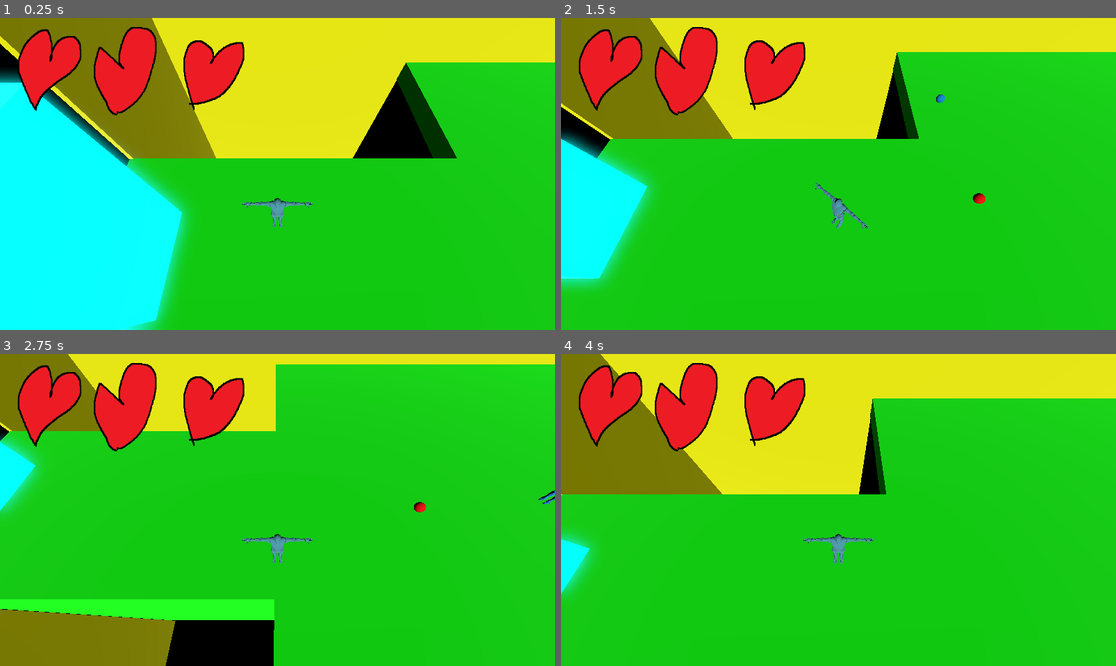
Above: before the commit, frames 1-4 (two rows, left to right).
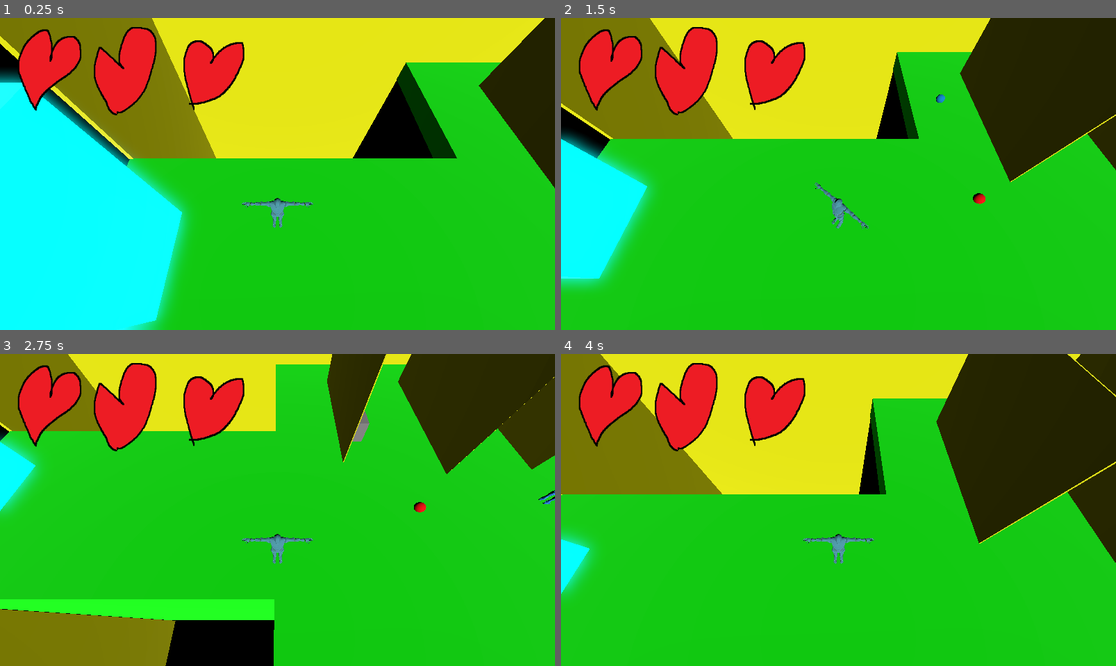
Above: after the commit, the same moments.

Repository: Alvin-Cha/Game-Skripsi
Game: Godot game, scene res://scenes/main/world.tscn
Two runs of this game, one before a commit and one after it. Both use one fixed random seed, a clock stepped at 60 frames per second and the inputs below.
Inputs (mouse positions are in pixels of both pictures, inside the frame that each line leads up to):
- Up to frame 1 (0.25 s): no input
- Up to frame 2 (1.5 s): tap Enter (ui_accept) at 0.5, 0.77 s; move the mouse to (960, 158) at 0.52 s; hold D 0.53-1.28 s; tap F at 0.6, 1.35 s; click (960, 158) at 0.67 s; move the mouse to (727, 189) at 1.27 s; hold S from 1.28 s (still down)
- Up to frame 3 (2.75 s): tap Enter (ui_accept) at 1.52 s; move the mouse to (333, 441) at 2.02 s; release S at 2.03 s; hold D from 2.03 s (still down); tap F at 2.1 s
- Up to frame 4 (4 s): move the mouse to (810, 572) at 2.77 s; release D at 2.78 s; hold W 2.78-3.53 s; tap F at 2.85, 3.6 s; click (810, 572) at 2.92 s; tap Enter (ui_accept) at 3.02, 3.77 s; move the mouse to (1005, 556) at 3.52 s; hold A from 3.53 s (still down)

The runs differ from the first frame. In frame 1, 4.0% of the frame differs, in the area x 86-100%, y 0-55%; in frame 2, 11%; in frame 3, 10%; in frame 4, 16%, in the area x 67-100%, y 0-67%.

Commit message:
Update world.tscn

Diff:
--- a/scenes/main/world.tscn
+++ b/scenes/main/world.tscn
@@ -10,6 +10,11 @@
 background_mode = 1
 glow_enabled = true
 
+[sub_resource type="BoxMesh" id="BoxMesh_bhunq"]
+size = Vector3(3.0089111, 1, 1)
+
+[sub_resource type="BoxMesh" id="BoxMesh_riqys"]
+
 [sub_resource type="StandardMaterial3D" id="StandardMaterial3D_0aorq"]
 albedo_color = Color(0, 1, 1, 1)
 emission_enabled = true
@@ -111,6 +116,48 @@
 size = Vector3(479.24307, 8.267914, 1.4274902)
 material = ExtResource("4_526id")
 
+[node name="MeshInstance3D3" type="MeshInstance3D" parent="Walls" unique_id=1349936712]
+transform = Transform3D(-0.08190802, 0.020699559, -0.9964249, -0.0015782127, 0.99978036, 0.020898992, 0.99663866, 0.003284352, -0.08185735, 7.6777906, 1.2826807, 8.7409315)
+mesh = SubResource("BoxMesh_bhunq")
+
+[node name="Wall13" type="CSGBox3D" parent="Walls" unique_id=1036974151]
+transform = Transform3D(0.0037330785, 0, 0.031670097, 0, 1.052824, 0, -0.27608526, 0, 0.011759766, -8.333848, 3.0322342, -3.0548491)
+use_collision = true
+size = Vector3(23.614964, 4.6449738, 1)
+material = ExtResource("4_526id")
+
+[node name="Wall14" type="CSGBox3D" parent="Walls" unique_id=794799190]
+transform = Transform3D(7.753575e-05, 0, 0.00796992, 0, 1.1084386, 0, -0.009720982, 0, -0.0032822608, -4.0867543, 3.3661404, -2.6923482)
+use_collision = true
+size = Vector3(733.5288, 4.6449738, 1)
+material = ExtResource("4_526id")
+
+[node name="MeshInstance3D2" type="MeshInstance3D" parent="Walls" unique_id=1855957746]
+transform = Transform3D(0.6712301, 0, -0.741249, 0, 1, 0, 0.741249, 0, 0.6712301, 13.099949, 1.4152808, -0.85359454)
+mesh = SubResource("BoxMesh_bhunq")
+
+[node name="Wall15" type="CSGBox3D" parent="Walls" unique_id=1610525817]
+transform = Transform3D(-6.49874e-05, 0, 0.007920943, 0, 1.108438, 0, -0.009721077, 0, -0.0033987537, -0.37972638, 3.4253235, -2.611618)
+use_collision = true
+size = Vector3(663.6896, 4.6449738, 0.001)
+material = ExtResource("4_526id")
+
+[node name="MeshInstance3D" type="MeshInstance3D" parent="Walls" unique_id=2021164293]
+transform = Transform3D(1, 0, 0, 0, 1, 0, 0, 0, 1, 2.175684, 1.9732478, -3.6249037)
+mesh = SubResource("BoxMesh_bhunq")
+
+[node name="MeshInstance3D4" type="MeshInstance3D" parent="Walls" unique_id=2099312508]
+transform = Transform3D(1, 0, 0, 0, 1, 0, 0, 0, 1, 0, 1.4026673, 10.081653)
+mesh = SubResource("BoxMesh_riqys")
+
+[node name="MeshInstance3D4" type="MeshInstance3D" parent="Walls/MeshInstance3D4" unique_id=1102351592]
+transform = Transform3D(1, 0, 0, 0, 1, 0, 0, 0, 1, -7.817727, 0.02336955, -1.0945797)
+mesh = SubResource("BoxMesh_riqys")
+
+[node name="MeshInstance3D4" type="MeshInstance3D" parent="Walls/MeshInstance3D4/MeshInstance3D4" unique_id=134712477]
+transform = Transform3D(1, 0, 0, 0, 1, 0, 0, 0, 1, 0, -0.051950455, -10.593323)
+mesh = SubResource("BoxMesh_riqys")
+
 [node name="Floor" type="Node" parent="." unique_id=1969638465]
 
 [node name="FloorD" type="CSGBox3D" parent="Floor" unique_id=1513966088]
